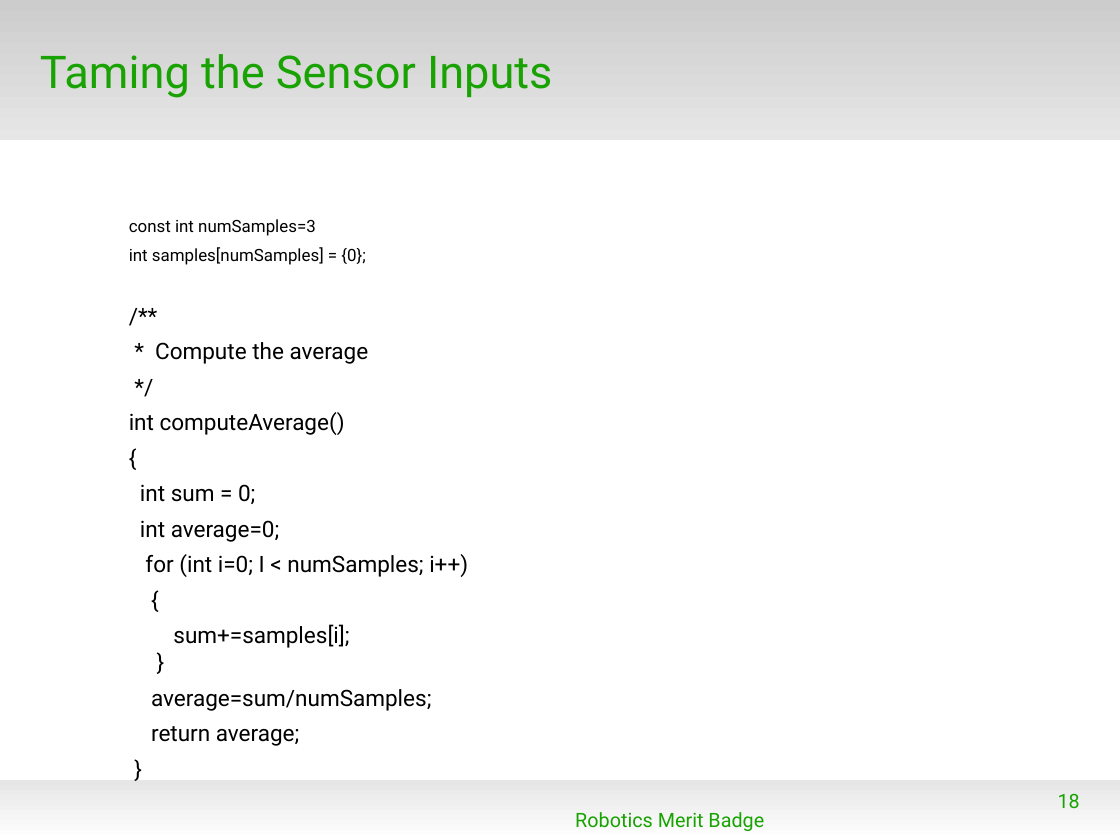
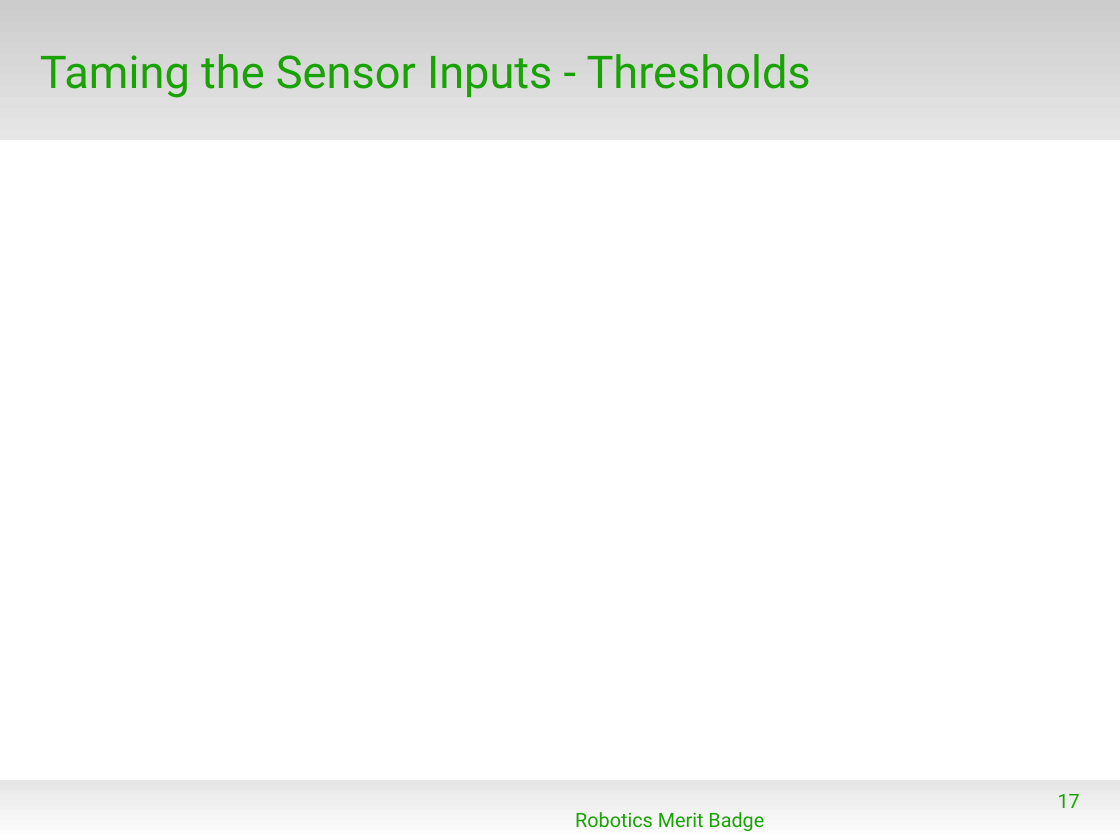
Before and after one commit to spiderman-2099/RoboticsMB, a slide deck: slide 17 of doc/RMB_Session3.odp (slide 18 before the commit). Drawn at 1120x840 pixels with LibreOffice and Linux fonts; fonts in the diff are those of the drawing; background and template pictures are left out. Boxes give left, top, right and bottom in pixels: in the first picture for what was removed or moved away, otherwise in the second. Text is boxed around its words. In the diff, an @@ line names an element or a change of style, - is before the commit and + after.

```diff
--- a/doc/RMB_Session3.odp
+++ b/doc/RMB_Session3.odp
@@ title at bbox=[40, 54, 811, 98]: text changed @@
-Taming the Sensor Inputs
+Taming the Sensor Inputs - Thresholds
@@ text removed at bbox=[129, 219, 468, 746] @@
-    const int numSamples=3
-    int samples[numSamples] = {0};
-    /**
-    * Compute the average
-    */
-    int computeAverage()
-    {
-    int sum = 0;
-    int average=0;
-    for (int i=0; I < numSamples; i++)
-    {
-    sum+=samples[i];
-    }
-    average=sum/numSamples;
-    return average;
-    }
@@ page number at bbox=[1058, 794, 1080, 808]: text changed @@
-18
+17
```
Also in this commit, not shown: 7 other slides changed, 3 slides added, 8 slides removed, 11 other files.
